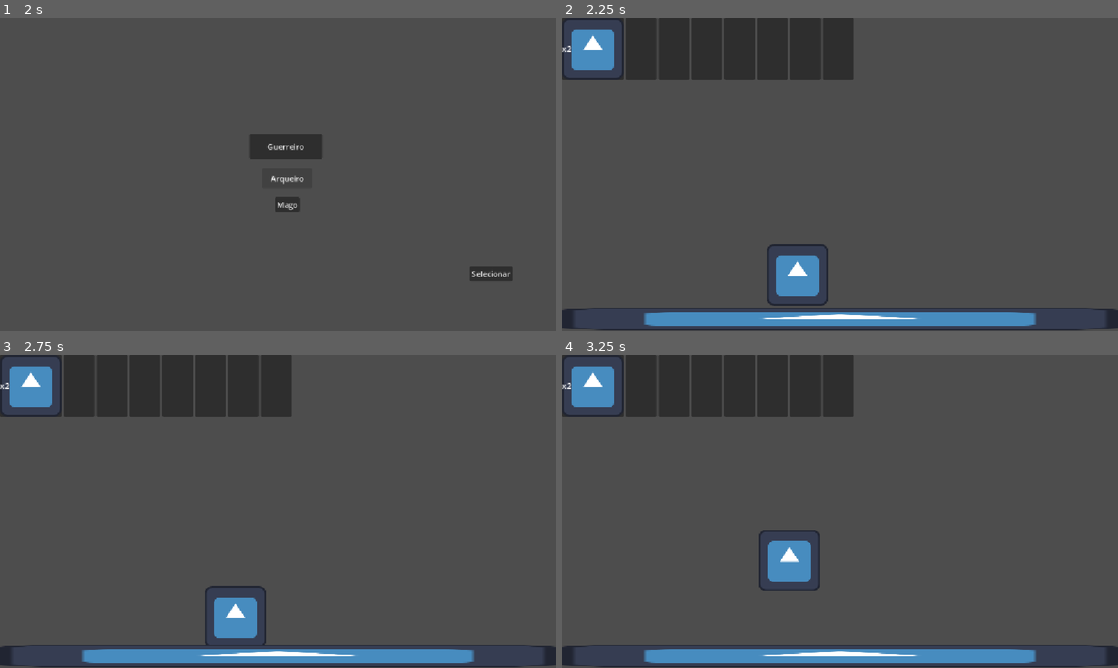
Above: before the commit, frames 1-4 (two rows, left to right).
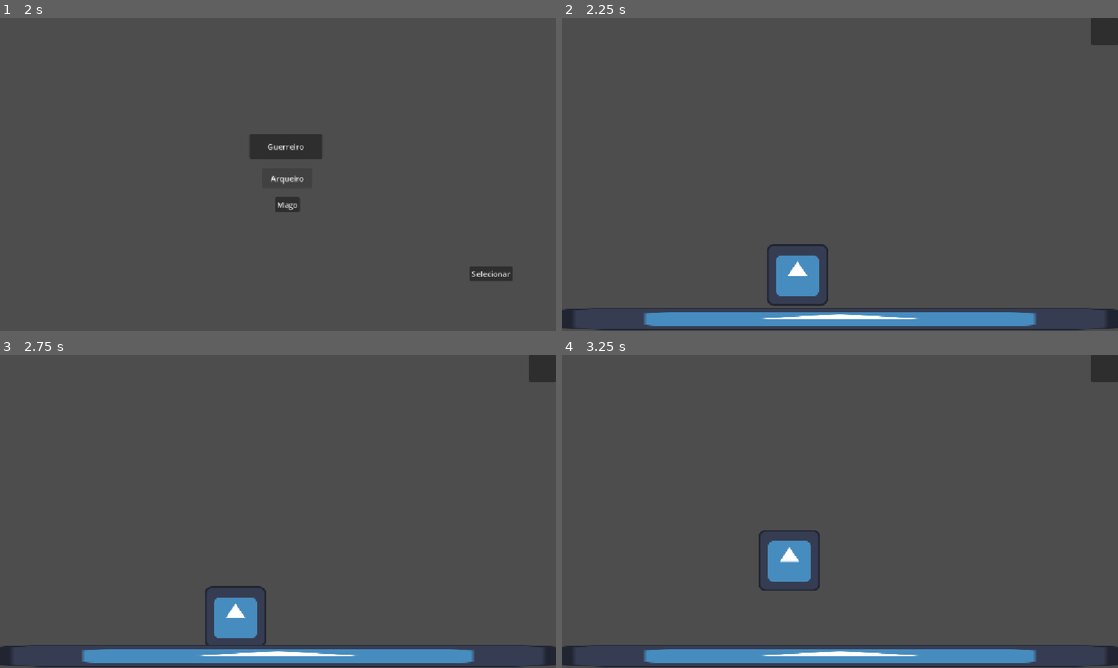
Above: after the commit, the same moments.

Repository: Braian-jm/O-mundo-magico
Game: Godot game, scene res://Player/class_select.tscn
Two runs of this game, one before a commit and one after it. Both use one fixed random seed, a clock stepped at 60 frames per second and the inputs below. The engine's default icon, where the game draws it, is replaced by a stand-in: a white triangle on a blue panel in a dark square.
Inputs:
- Up to frame 1 (2 s): click "Guerreiro" at 0.5 s; click "Arqueiro" at 1.25 s
- Up to frame 2 (2.25 s): click "Selecionar" at 2 s
- Up to frame 3 (2.75 s): no input
- Up to frame 4 (3.25 s): tap Enter (ui_accept) at 2.75, 3.02 s; tap A (A) at 2.85 s

Frame 1 is identical in both runs. In frame 2, 9.3% of the frame differs, in the area x 0-100%, y 0-20%; in frame 3, 9.3%; in frame 4, 9.3%.
Error after the commit: Invalid assignment of property or key 'texture' with value of type 'String' on a base object of type 'TextureRect'. (res://HUD/hotbar.gd:14)

Commit message:
slot da arma adicionado

Diff:
--- a/HUD/hotbar.gd
+++ b/HUD/hotbar.gd
@@ -5,11 +5,14 @@
 const SlotCena = preload("res://HUD/slot.tscn") # ajuste o caminho conforme onde você salvou
 
 @onready var slots_container: HBoxContainer = $SlotsContainer
+@onready var arma_img := $"arma slot/arma_img"
 
 # Array pra guardar as referências dos slots visuais já criados.
 var slots_visuais: Array = []
 
 func _ready() -> void:
+	arma_img.texture = Inventario.arma_atual;
+
 	criar_slots_visuais()
 
 	# Conecta nossa função "atualizar_visual" ao sinal do Inventario.
--- a/HUD/hotbar.tscn
+++ b/HUD/hotbar.tscn
@@ -14,3 +14,15 @@
 layout_mode = 0
 offset_right = 40.0
 offset_bottom = 40.0
+
+[node name="arma slot" type="PanelContainer" parent="." unique_id=147801942]
+layout_mode = 1
+anchors_preset = 1
+anchor_left = 1.0
+anchor_right = 1.0
+offset_left = -56.0
+offset_bottom = 56.0
+grow_horizontal = 0
+
+[node name="arma_img" type="TextureRect" parent="arma slot" unique_id=1913235562]
+layout_mode = 2
--- a/HUD/inventario.gd
+++ b/HUD/inventario.gd
@@ -2,20 +2,19 @@
 
 # Quantos slots a hotbar tem. Ajuste esse número como quiser.
 const NUMERO_DE_SLOTS = 8
-
+var arma_atual: String;
 # Array de Dictionaries. Cada posição representa um slot.
 # Um slot vazio é representado por um Dictionary vazio {}.
 var slots: Array = []
 
 func _ready() -> void:
+	var arma_atual_tex = arma_atual + ".png"
 	# Preenche o array com slots vazios na inicialização do jogo.
 	for i in range(NUMERO_DE_SLOTS):
 		slots.append({})
-
 	# "emit_signal" ou o "emit" abaixo avisa qualquer interessado (a UI, por exemplo)
 	# que o inventário mudou, sem o Inventario precisar saber quem está ouvindo.
 	# Isso é chamado de "signal" (sinal) — um jeito de comunicação desacoplada no Godot.
-
 # Sinal customizado: outros scripts podem "escutar" quando o inventário muda.
 signal inventario_alterado
 
@@ -43,7 +42,6 @@
 		return
 	if slots[index].is_empty():
 		return
-
 	slots[index]["quantidade"] -= quantidade
 	if slots[index]["quantidade"] <= 0:
 		slots[index] = {} # esvazia o slot
--- a/Player/character_class.gd
+++ b/Player/character_class.gd
@@ -7,3 +7,4 @@
 @export var max_mana: int
 @export var strength: int
 @export var speed: float
+@export var weapon: String;
--- a/Player/classes.gd
+++ b/Player/classes.gd
@@ -7,6 +7,7 @@
 	c.max_mana = 10;
 	c.strength = 15;
 	c.speed = 225
+	c.weapon = "sword"
 	return c
 static func arqueiro() -> CharacterClass:
 	var c := CharacterClass.new()
